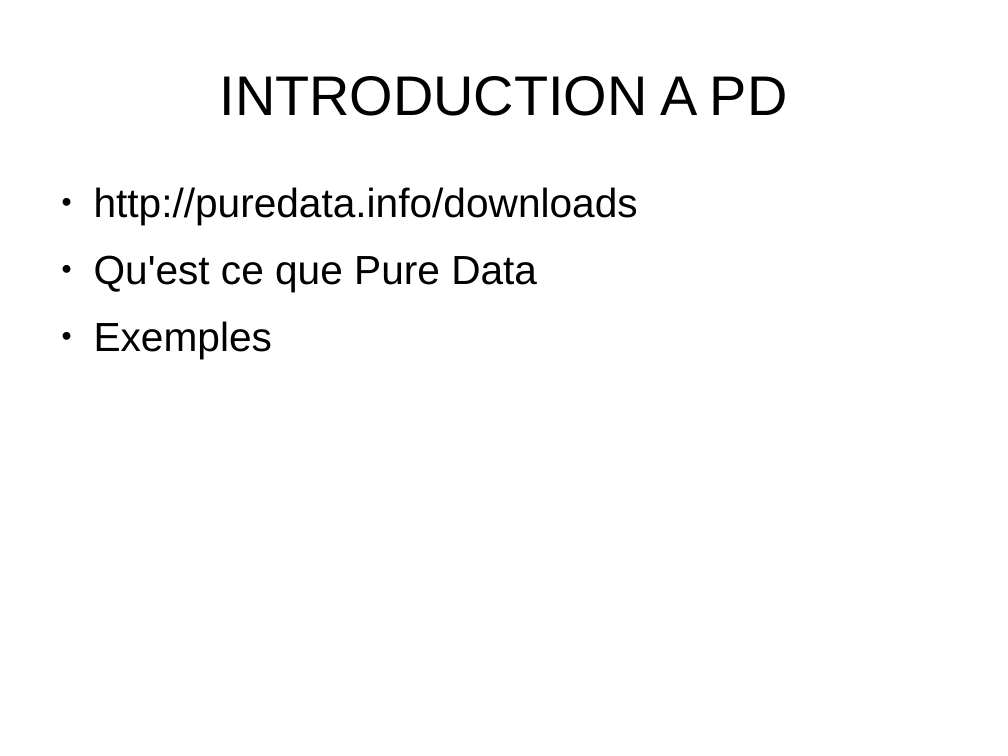
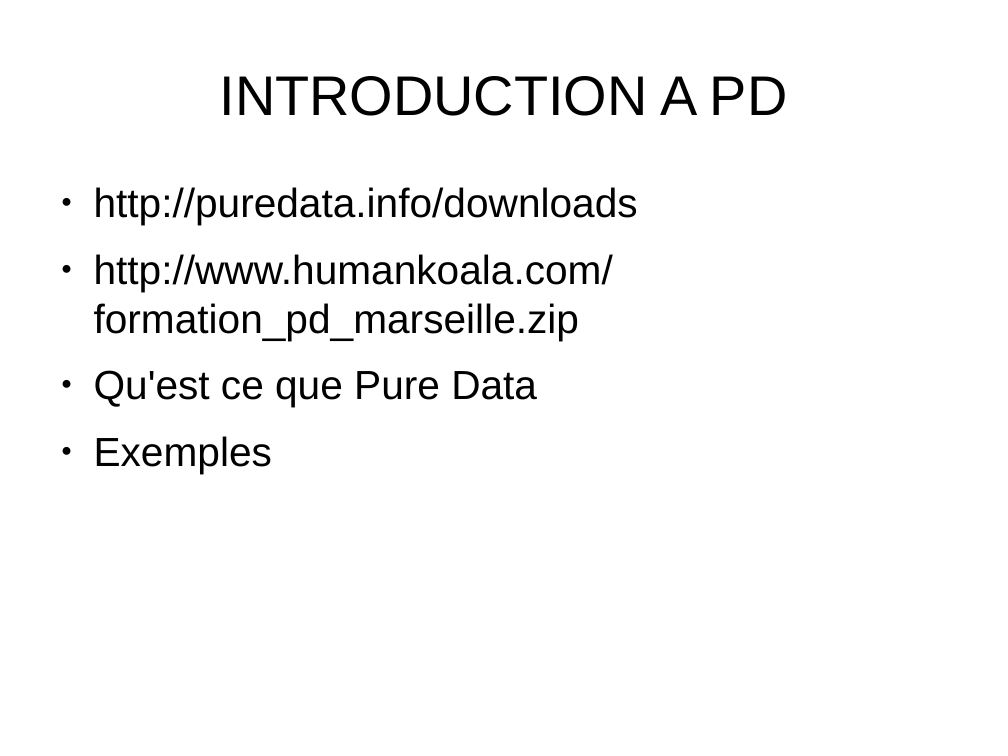
Before and after one commit to cedric-buron/pure_data_patches, a slide deck: slide 3 of formation_pd_marseille/From_Analog_Synthesis_To_Pd_And_Vice_Versa .odp. Drawn at 1008x756 pixels with LibreOffice and Linux fonts; fonts in the diff are those of the drawing. Boxes give left, top, right and bottom in pixels: in the first picture for what was removed or moved away, otherwise in the second. Text is boxed around its words. In the diff, an @@ line names an element or a change of style, - is before the commit and + after.

Commit message:
new url download

```diff
--- a/formation_pd_marseille/From_Analog_Synthesis_To_Pd_And_Vice_Versa .odp
+++ b/formation_pd_marseille/From_Analog_Synthesis_To_Pd_And_Vice_Versa .odp
@@ text at <box>94,254,613,340</box>: paragraph added @@
+● http://www.humankoala.com/formation_pd_marseille.zip
```
